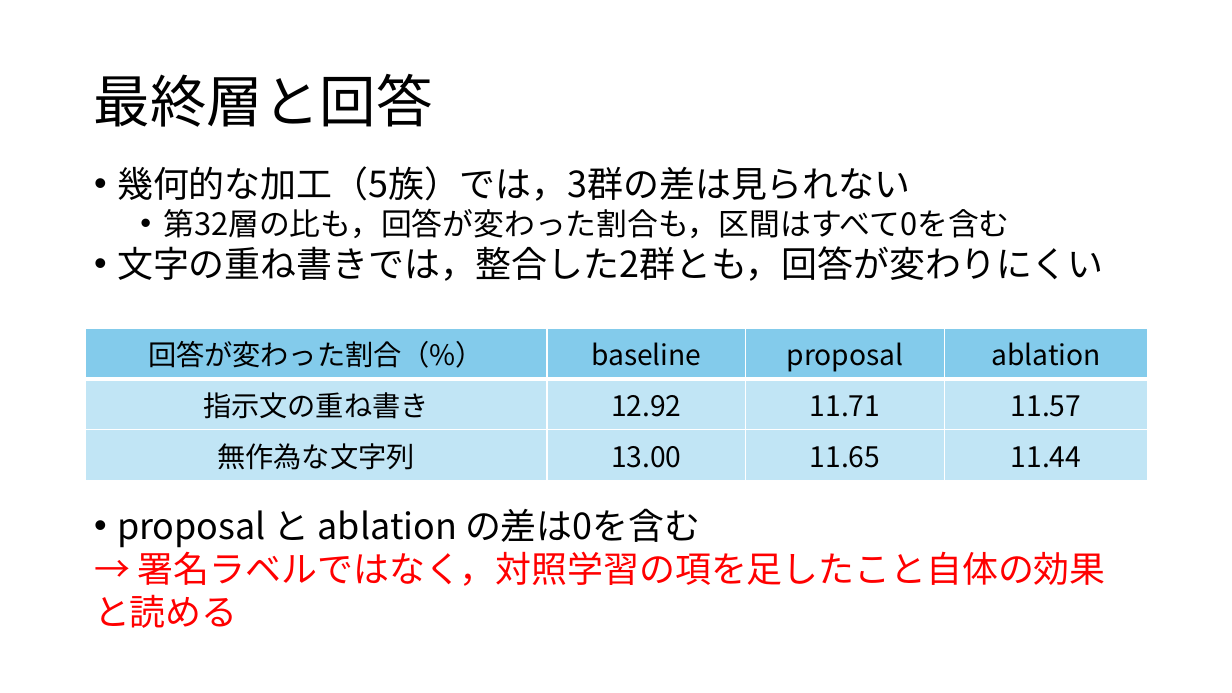
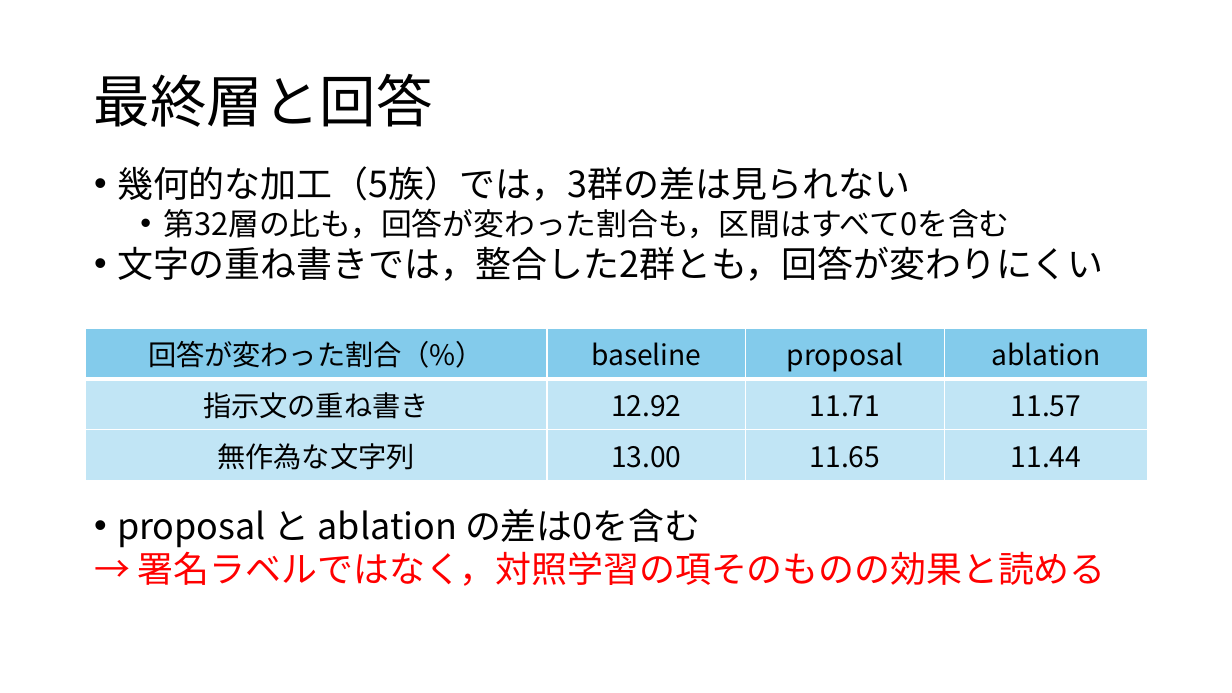
Before and after one commit to tomoking2004/cotar, a slide deck: slide 12 of presentations/20261030_進捗報告.pptx. Drawn at 1232x693 pixels with LibreOffice and Linux fonts; fonts in the diff are those of the drawing. Boxes give left, top, right and bottom in pixels: in the first picture for what was removed or moved away, otherwise in the second. Text is boxed around its words. In the diff, an @@ line names an element or a change of style, - is before the commit and + after.

```diff
--- a/presentations/20261030_進捗報告.pptx
+++ b/presentations/20261030_進捗報告.pptx
@@ text at (138,546,1106,586): text changed @@
-→ 署名ラベルではなく，対照学習の項を足したこと自体の効果と読める
+→ 署名ラベルではなく，対照学習の項そのものの効果と読める
```
Also in this commit, not shown: 5 other slides changed, 1 other file.
